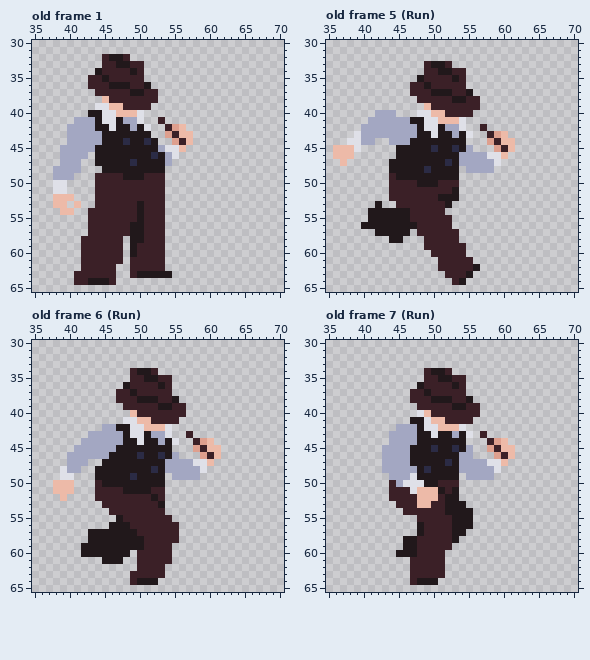
Pixel-art file -- Assets/Common/Player.aseprite. The first picture shows the starting point.
96x96 pixels, 26 frames. Colours within 5 levels of each other are drawn and written as one. Shown: old frame 1: x 35..70, y 30..65; old frame 5 (Run): x 35..70, y 30..65; old frame 6 (Run): x 35..70, y 30..65; old frame 7 (Run): x 35..70, y 30..65. The commit also changed other frames, which this record leaves out.
After the commit:
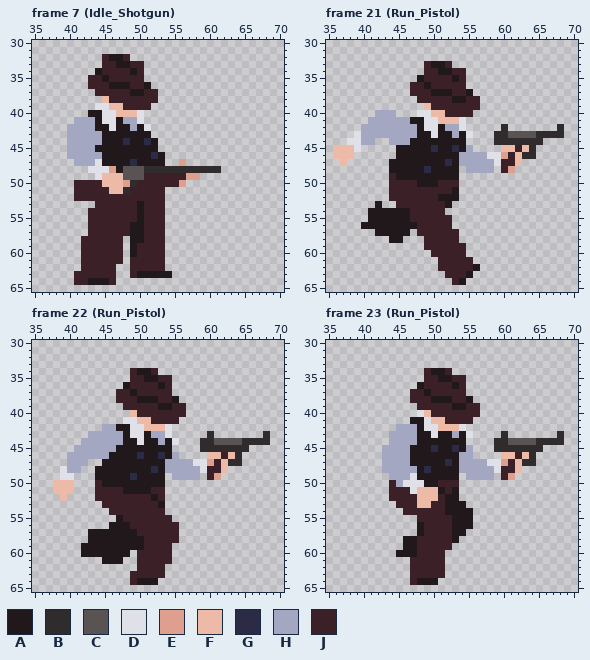
Palette (. is transparent): A #21181b  B #302c2e  C #5a5353  D #dfe0e8  E #de9f8e  F #edbaa8  G #2b2b45  H #a3a7c2  J #3b2027
A new or re-ordered frame is compared with the old frame closest to it.
Edits made:
frames 26 -> 195
Frame 7 (Idle_Shotgun) is new; against old frame 1, layers "arm", "BackArm":
y 41: x 53 J -> .
y 42: x 54..56 JEF -> ...
y 43: x 54..57 EJFF -> ....
y 44: x 55..57 EJF -> ...
y 45: x 39 H -> .; x 53..56 HDDF -> ....
y 46: x 39 H -> .; x 43..44 .A -> HH; x 54..55 HD -> ..
y 47: x 39..40 HH -> ..; x 42..44 ..A -> HHD; x 54 H -> .; x 56 . -> E
y 48: x 38..41 HHHH -> ....; x 43..46 ..AA -> DDDE; x 48..61 AAAAAA........ -> CCCBBBBBBBBBBB
y 49: x 38..40 HHH -> ...; x 44..50 JJJJAAA -> DFFFCCC; x 54..58 ..... -> JJJEE
y 50: x 38..39 DD -> ..; x 41..43 ... -> JJJ; x 45..49 JJJJJ -> FFFEB; x 54..56 ... -> JJE
y 51: x 38..39 DD -> ..; x 41..43 ... -> JJJ; x 46..48 JJJ -> FFB
y 52: x 38..43 FFF... -> ...JJJ
y 53: x 38..39 FF -> ..; x 41 F -> .
y 54: x 39..40 FF -> ..
Frame 21 (Run_Pistol) is new; against old frame 5 (Run), layer "BackArm":
y 42: x 57 J -> .; x 60 . -> B; x 68 . -> B
y 43: x 58..68 JEF........ -> .BBCCCCBBBB
y 44: x 58..65 EJFF.... -> .BBBBBBB
y 45: x 59..60 EJ -> .F; x 62..64 ... -> JFB
y 46: x 60..64 F.... -> EJFBB
y 47: x 60..62 ... -> JJF
y 48: x 60..61 .. -> JE
Frame 22 (Run_Pistol) is new; against old frame 6 (Run), layer "BackArm":
y 43: x 57 J -> .; x 60 . -> B; x 68 . -> B
y 44: x 58..68 JEF........ -> .BBCCCCBBBB
y 45: x 58..65 EJFF.... -> .BBBBBBB
y 46: x 59..60 EJ -> .F; x 62..64 ... -> JFB
y 47: x 60..64 F.... -> EJFBB
y 48: x 60..62 ... -> JJF
y 49: x 60..61 .. -> JE
Frame 23 (Run_Pistol) is new; against old frame 7 (Run), layer "BackArm": the same change as frame 22 (Run_Pistol)
Boxes around the changes in both pictures, in picture pixels (x1, y1, x2, y2):
changed: (53, 117, 221, 215)
changed: (480, 124, 564, 173)
changed: (186, 431, 270, 480)
changed: (480, 431, 564, 480)
